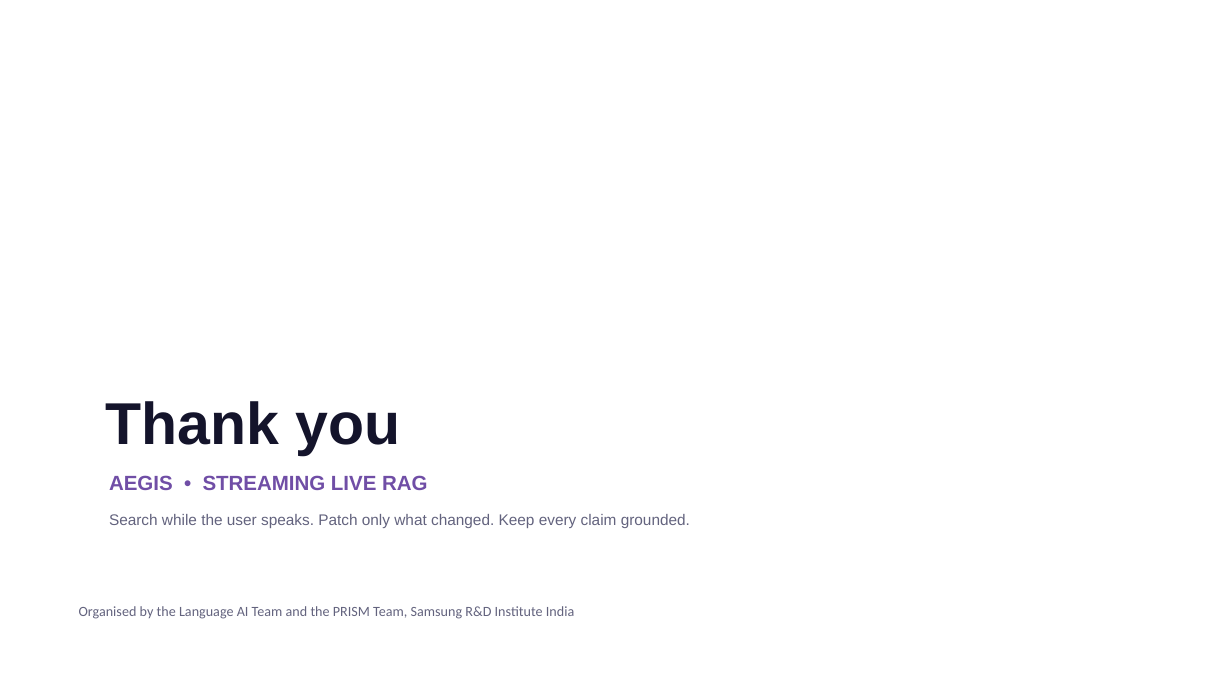
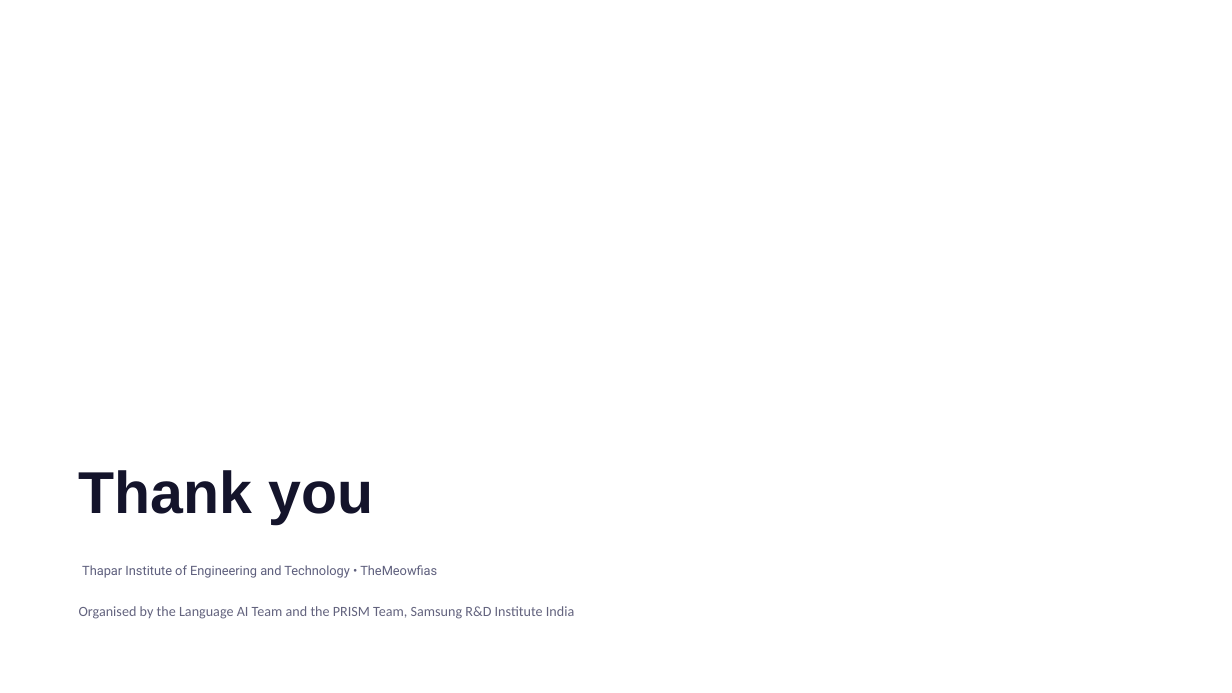
Before and after one commit to GithubNaman259/Samsung-Prism-Aegis-Streaming-Live-RAG, a slide deck: slide 12 of Aegis_Samsung_PRISM.pptx. Drawn at 1232x693 pixels with LibreOffice and Linux fonts; fonts in the diff are those of the drawing. Boxes give left, top, right and bottom in pixels: in the first picture for what was removed or moved away, otherwise in the second. Text is boxed around its words. In the diff, an @@ line names an element or a change of style, - is before the commit and + after.

```diff
--- a/Aegis_Samsung_PRISM.pptx
+++ b/Aegis_Samsung_PRISM.pptx
@@ text "Thank you": place and size @@
-text "Thank you" at bbox=[106, 401, 401, 455]
+text "Thank you" at bbox=[79, 470, 374, 524]
@@ text removed at bbox=[109, 475, 427, 490] @@
-AEGIS • STREAMING LIVE RAG
@@ text removed at bbox=[109, 514, 690, 528] @@
-Search while the user speaks. Patch only what changed. Keep every claim grounded.
@@ text added at bbox=[82, 565, 437, 578], 10 pt, text #5E5F7D @@
+Thapar Institute of Engineering and Technology • TheMeowfias
```
Also in this commit, not shown: 9 other slides changed, 2 slides added, 2 slides removed.
